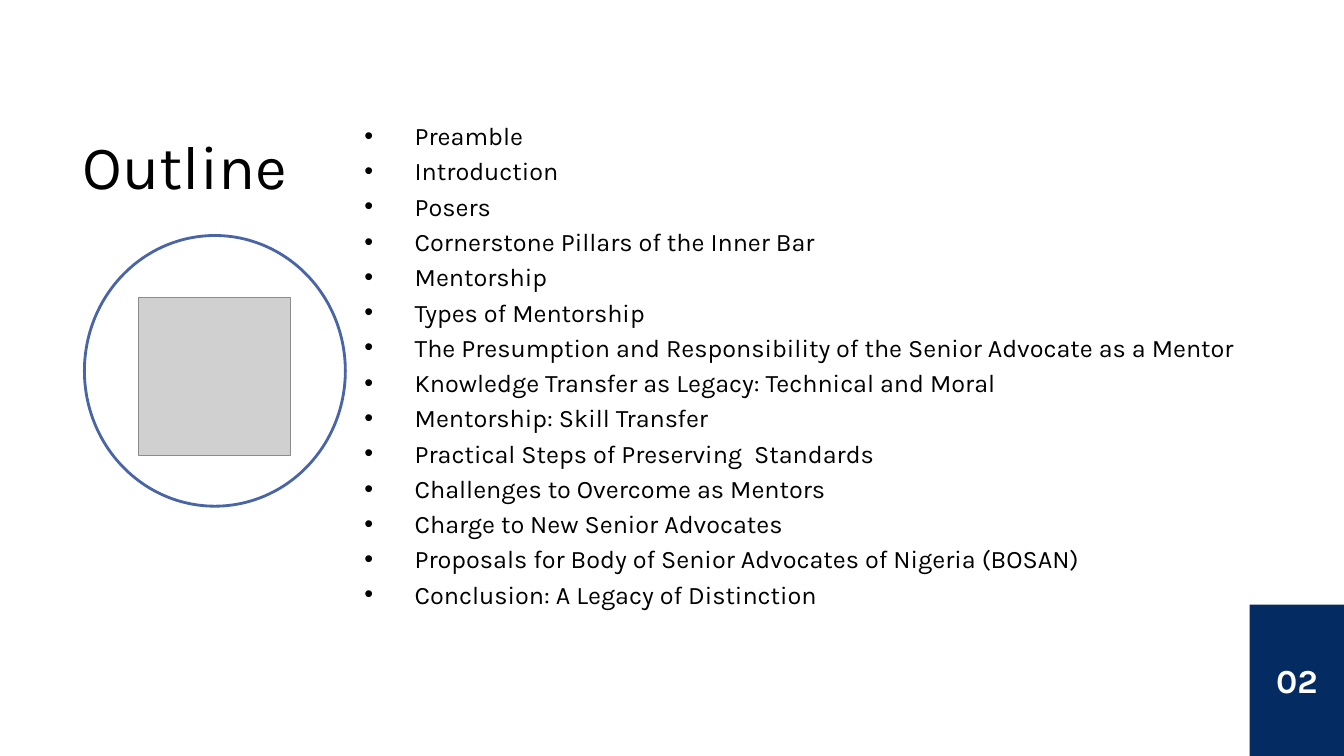
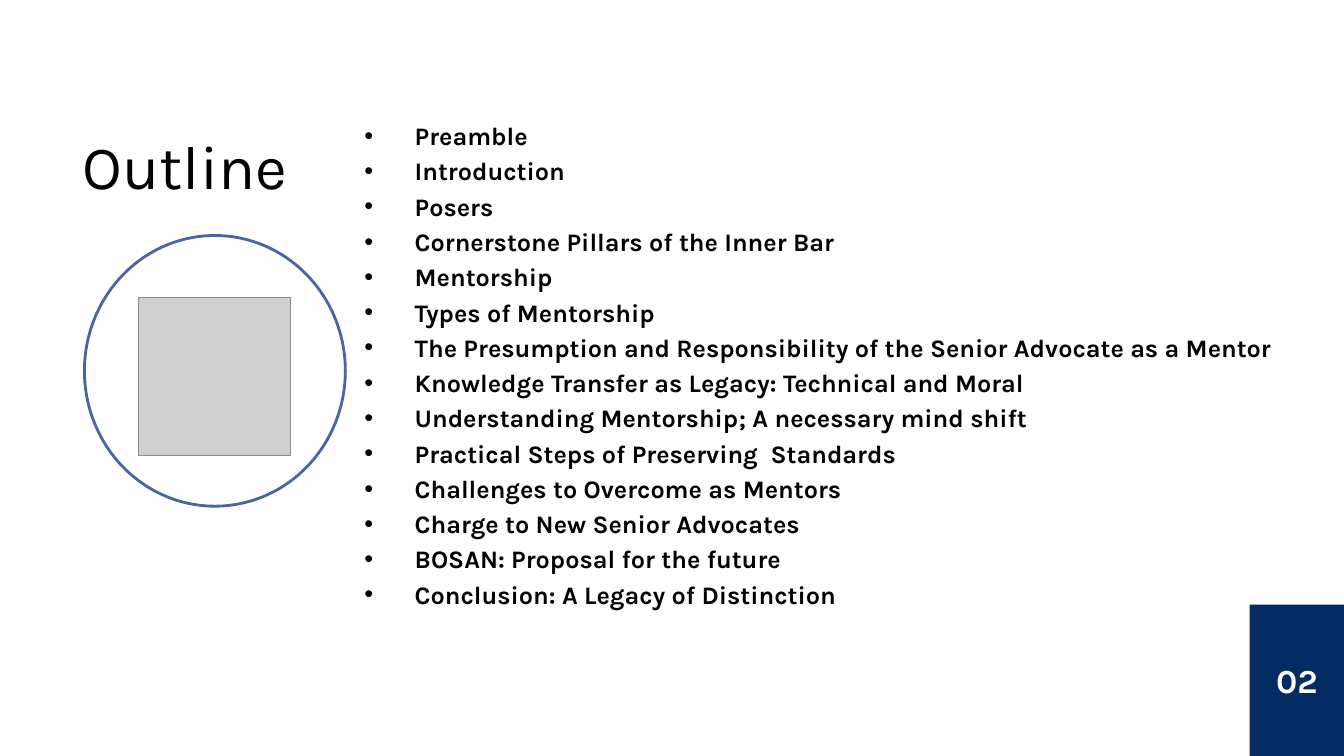
Before and after one commit to BOSANigeria/website-launch-2025, a slide deck: slide 2 of public/assets/induction/Mentorship & Knowledge Transfer - Preserving The Standard of The Inner Bar.pptx. Drawn at 1344x756 pixels with LibreOffice and Linux fonts; fonts in the diff are those of the drawing; grey boxes stand for pictures. Boxes give left, top, right and bottom in pixels: in the first picture for what was removed or moved away, otherwise in the second. Text is boxed around its words. In the diff, an @@ line names an element or a change of style, - is before the commit and + after.

```diff
--- a/public/assets/induction/Mentorship & Knowledge Transfer - Preserving The Standard of The Inner Bar.pptx
+++ b/public/assets/induction/Mentorship & Knowledge Transfer - Preserving The Standard of The Inner Bar.pptx
@@ text at box(415, 127, 1271, 610): bold on in "Preamble", "Introduction", "Posers", "Cornerstone Pillars of the Inner Bar" and 8 more places @@
@@ text at box(415, 409, 1026, 434): text changed; bold on @@
-• Mentorship: Skill Transfer
+• Understanding Mentorship; A necessary mind shift
@@ text at box(415, 550, 781, 574): text changed; bold on @@
-• Proposals for Body of Senior Advocates of Nigeria (BOSAN)
+• BOSAN: Proposal for the future
```
Also in this commit, not shown: 16 other slides changed, 2 slides added, 1 slide removed.
